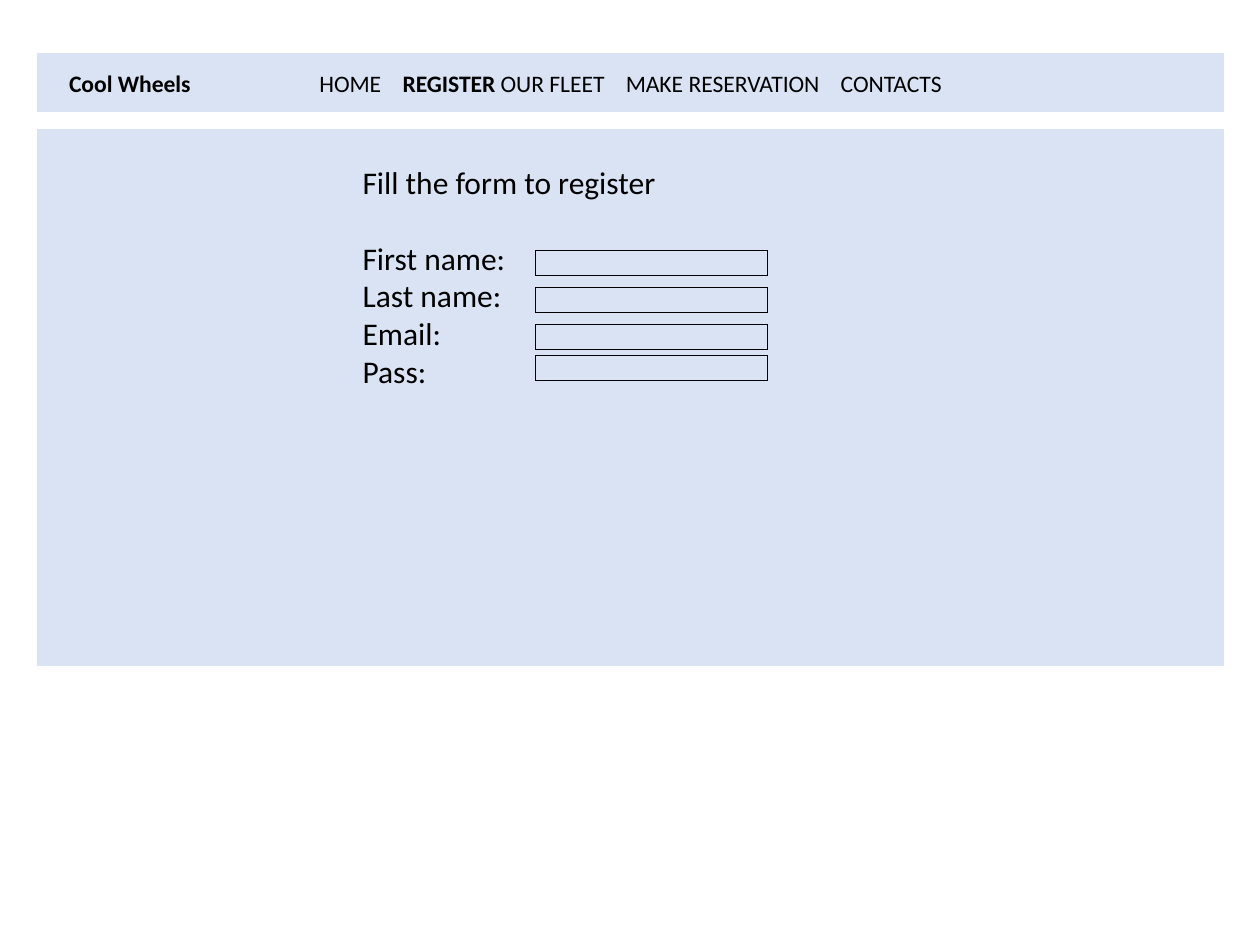
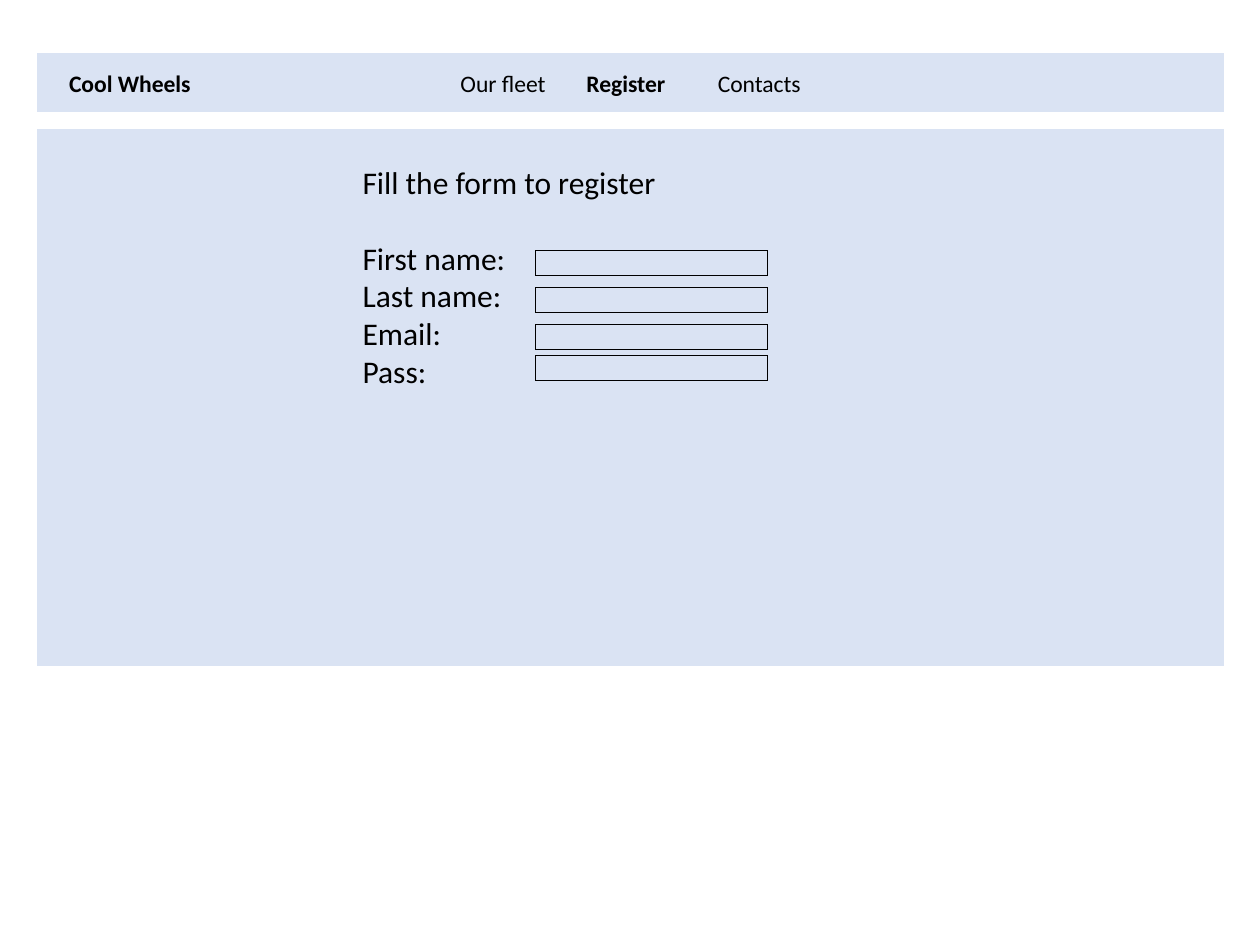
Before and after one commit to maryamalwash/FSWD-php-day04, a slide deck: slide 2 of challenge/Challange design.pptx. Drawn at 1260x945 pixels with LibreOffice and Linux fonts; fonts in the diff are those of the drawing. Boxes give left, top, right and bottom in pixels: in the first picture for what was removed or moved away, otherwise in the second. Text is boxed around its words. In the diff, an @@ line names an element or a change of style, - is before the commit and + after.

Commit message:
Prettyfies reservation

```diff
--- a/challenge/Challange design.pptx
+++ b/challenge/Challange design.pptx
@@ text in rectangle at <box>460,75,801,96</box>: text changed @@
-HOME REGISTER OUR FLEET MAKE RESERVATION CONTACTS
+Our fleet Register Contacts
```
Also in this commit, not shown: 2 other slides changed, 1 slide added, 1 other file.
